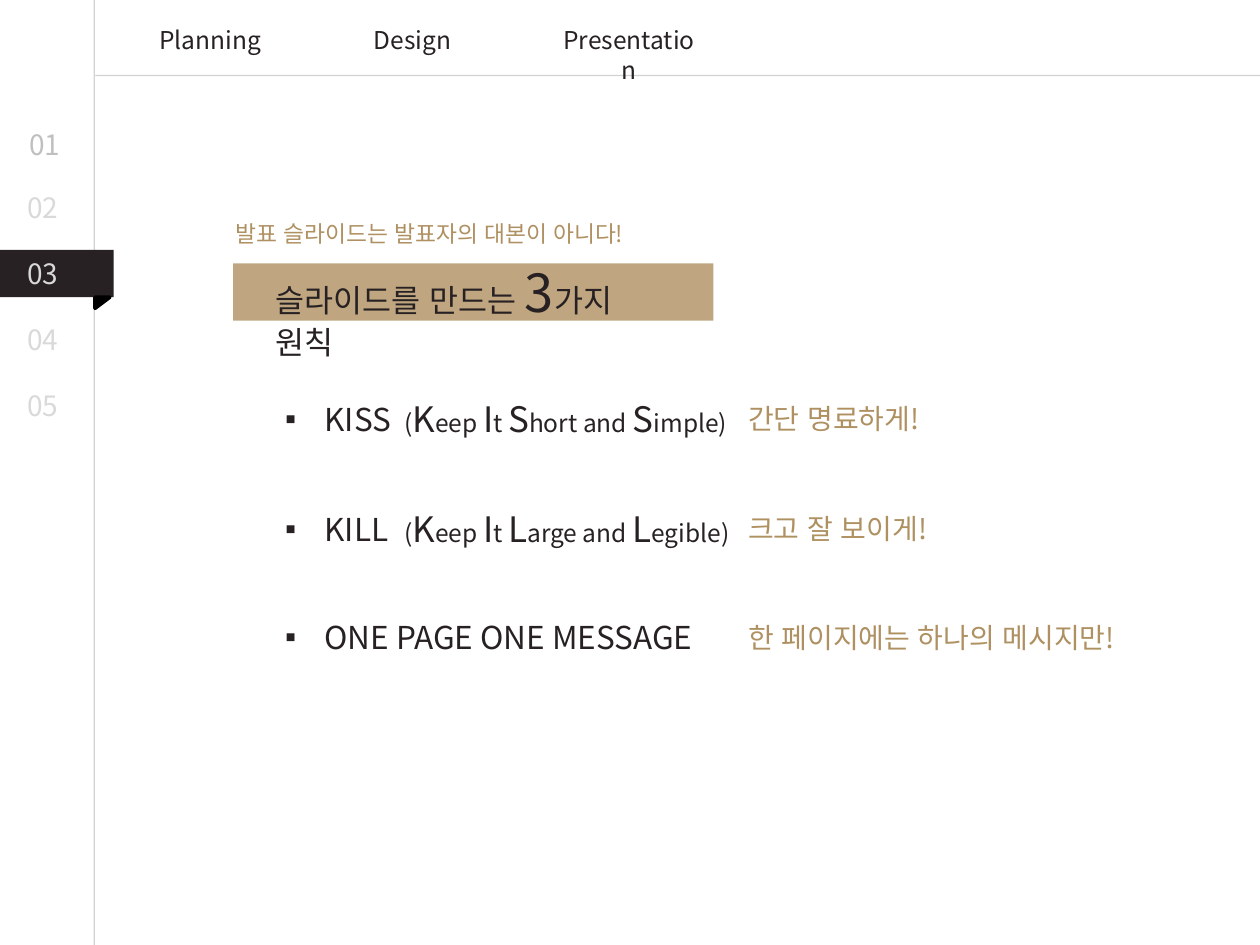
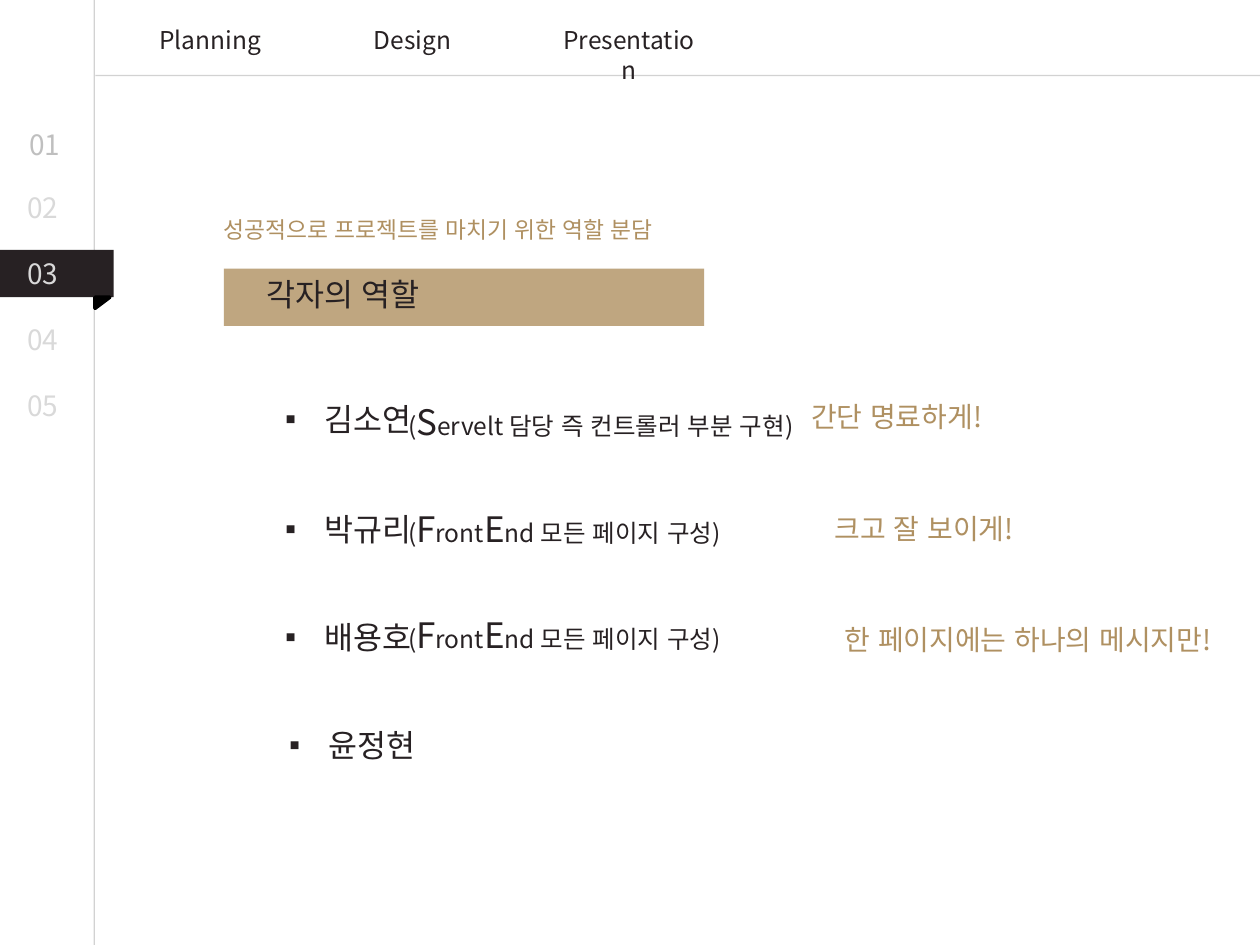
Before and after one commit to byh020907/2uzubook, a slide deck: slide 14 of Presentation/PPT템플릿_강의안.pptx (slide 12 before the commit). Drawn at 1260x945 pixels with LibreOffice and Linux fonts; fonts in the diff are those of the drawing. Boxes give left, top, right and bottom in pixels: in the first picture for what was removed or moved away, otherwise in the second. Text is boxed around its words. In the diff, an @@ line names an element or a change of style, - is before the commit and + after.

```diff
--- a/Presentation/PPT템플릿_강의안.pptx
+++ b/Presentation/PPT템플릿_강의안.pptx
@@ text at (224,219,653,240): text changed @@
-발표 슬라이드는 발표자의 대본이 아니다!
+성공적으로 프로젝트를 마치기 위한 역할 분담
@@ rectangle: place and size @@
-rectangle at (233,263,713,320)
+rectangle at (224,268,704,325)
@@ text at (266,279,420,309): text changed @@
-슬라이드를 만드는 3가지 원칙
+각자의 역할
@@ text at (325,405,412,436): text changed @@
-▪ KISS
+▪ 김소연
@@ text at (509,414,794,440): text changed @@
-(Keep It Short and Simple)
+(Servelt 담당 즉 컨트롤러 부분 구현)
@@ text "간단 명료하게!": place and size @@
-text "간단 명료하게!" at (748,406,919,431)
+text "간단 명료하게!" at (811,404,982,429)
@@ text "크고 잘 보이게!": place and size @@
-text "크고 잘 보이게!" at (748,516,927,541)
+text "크고 잘 보이게!" at (835,516,1013,541)
@@ text at (325,515,412,544): text changed @@
-▪ KILL
+▪ 박규리
@@ text at (541,521,721,547): text changed @@
-(Keep It Large and Legible)
+(FrontEnd 모든 페이지 구성)
@@ text at (325,623,412,652): text changed @@
-▪ ONE PAGE ONE MESSAGE
+▪ 배용호
@@ text added at (541,627,721,653), 14 pt, text #272123 @@
+(FrontEnd 모든 페이지 구성)
@@ text "한 페이지에는 하나의 메시지만!": place and size @@
-text "한 페이지에는 하나의 메시지만!" at (748,625,1115,650)
+text "한 페이지에는 하나의 메시지만!" at (845,627,1211,652)
@@ text added at (329,731,416,760), 18 pt, text #272123 @@
+▪ 윤정현
```
Also in this commit, not shown: 7 other slides changed, 6 slides added, 4 slides removed.
